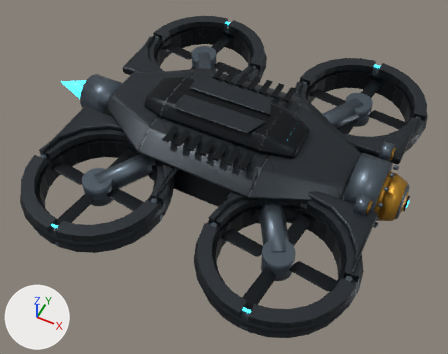
Renders of the Blender file fractal-gas-web/web/lab/assets/sources/futuristic/drone.blend from each side of a commit.
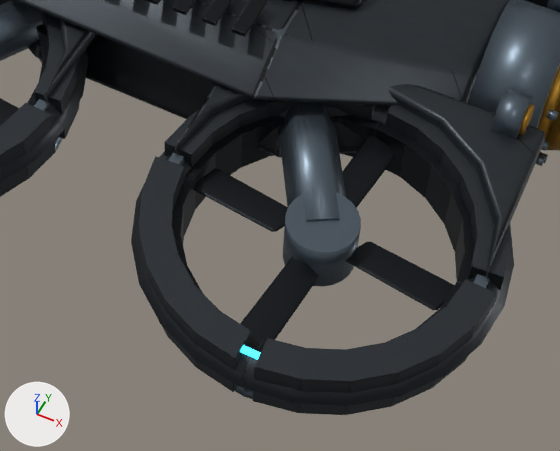
The first picture shows the older version from a camera (50 mm lens) standing at (0.786, -1.692, 2.033) and looking at (-0.001, -0.119, 0.066). The close-ups show the older and then the newer version on the part from 30% to 86% of the width and 44% to 100% of the height of that picture. Only the edits that show in the close-ups are written down. Arrows for +X, +Y and +Z are at lower left; the lights stay in place.

The scene before the commit, as lines of its bpy script (objects in view):
```python
ob_propeller_protective_shroud = bpy.data.objects.new('Propeller protective shroud', me_propeller_protective_shroud_efficient_fitting)
ob_propeller_protective_shroud.parent = ob_drone_root
ob_propeller_protective_shroud.location = (-0.73, -0.83, 0.49)
ob_propeller_protective_shroud_002 = bpy.data.objects.new('Propeller protective shroud.002', me_propeller_protective_shroud_002_efficient_fitting)
ob_propeller_protective_shroud_002.parent = ob_drone_root
ob_propeller_protective_shroud_002.location = (0.7, -0.83, 0.49)
ob_rotor_motor_hub_002 = bpy.data.objects.new('Rotor motor hub.002', me_rotor_motor_hub_002)
ob_rotor_motor_hub_002.parent = ob_survey_rotor_002
ob_rotor_motor_hub_002.location = (0.0, 0.0, 0.0)
ob_twisted_propeller_blade_008 = bpy.data.objects.new('Twisted propeller blade.008', me_twisted_propeller_blade_008)
ob_twisted_propeller_blade_008.parent = ob_survey_rotor_002
ob_twisted_propeller_blade_008.location = (0.0, 0.0, 0.0)
ob_twisted_propeller_blade_010 = bpy.data.objects.new('Twisted propeller blade.010', me_twisted_propeller_blade_010)
ob_twisted_propeller_blade_010.parent = ob_survey_rotor_002
ob_twisted_propeller_blade_010.location = (0.0, 0.0, 0.0)
ob_twisted_propeller_blade_010.rotation_euler = (0.0, 0.0, 3.142)  # degrees (0, 0, 180)
# also in view: 'Faceted duct armor' at (-0.243, -0.301, 0.156); 'Layered avionics armor' at (-0.024, 0.0, 0.234); 'Riveted rotor duct.002' at (0.386, -0.454, 0.126); 'Integrated rotor shoulder' at (-0.396, -0.298, 0.211); 'Faceted duct armor.003' at (-0.243, -0.606, 0.156)
```
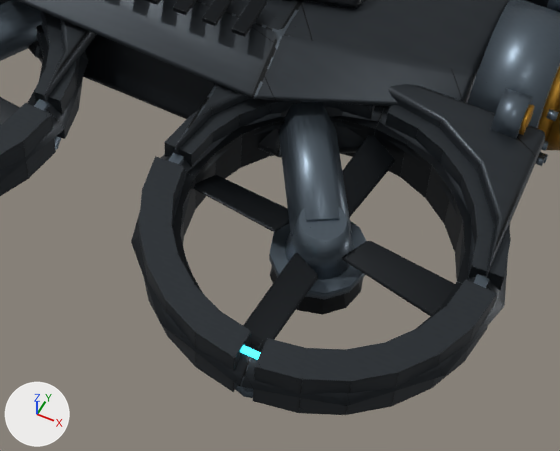
Location of each change, (x1, y1, x2, y2) in pixels of the close-ups (560 x 451 px):
'Propeller protective shroud.002', reshaped: before (131, 105, 514, 406); after (131, 105, 510, 406)
'Rotor motor hub.002', reshaped: before (283, 193, 361, 287); after (285, 207, 354, 280)
'Twisted propeller blade.008', reshaped (10% taller): before (346, 242, 454, 310); after (342, 241, 455, 316)
'Twisted propeller blade.010', reshaped (11% shorter): before (194, 169, 288, 232); after (194, 175, 289, 231)
'Rotor drive retaining collar.002', added: after (269, 221, 366, 300)
'Rotor lower drive housing.002', added: after (270, 267, 363, 315)

Diff of the bpy script that builds the scene:
```diff
--- a/fractal-gas-web/web/lab/assets/sources/futuristic/drone.blend.py
+++ b/fractal-gas-web/web/lab/assets/sources/futuristic/drone.blend.py
@@ me_propeller_protective_shroud_002_efficient_fitting @@
 # used by ob_propeller_protective_shroud_002; parent = ob_drone_root; location = (0.7, -0.83, 0.49)
-me_propeller_protective_shroud_002_efficient_fitting.from_pydata(...)  # 96 vertices, 96 faces; spans x -0.56..0.56, y -0.56..0.56, z -0.07..0.07
+me_propeller_protective_shroud_002_efficient_fitting.from_pydata(...)  # 48 vertices, 48 faces; spans x -0.56..0.56, y -0.56..0.56, z -0.07..0.07
+# me_propeller_protective_shroud_002_efficient_fitting part 1
+# 48 vertices are removed from x -0.541..0.541, y -0.541..0.541, z -0.07..0.07
+# 96 faces are deleted
+# 48 new faces join them
 me_propeller_protective_shroud_002_efficient_fitting.materials.append(mat_brushed_pale_alloy)
@@ me_rotor_motor_hub_002 @@
 me_rotor_motor_hub_002.from_pydata(...)  # 48 vertices, 26 faces; spans x -0.11..0.11, y -0.11..0.11, z -0.09..0.09
 # used by ob_rotor_motor_hub_002; parent = ob_survey_rotor_002; location = (0.0, 0.0, 0.0)
+# me_rotor_motor_hub_002 part 2: all 24 vertices in x -0.11..0.11, y -0.11..0.11, z 0.09 are scaled about their middle by (0.63, 0.63, 1)
 me_rotor_motor_hub_002.materials.append(mat_titanium_edges)
@@ me_twisted_propeller_blade_008 @@
 # used by ob_twisted_propeller_blade_008; parent = ob_survey_rotor_002; location = (0.0, 0.0, 0.0)
-me_twisted_propeller_blade_008.from_pydata(...)  # 8 vertices, 6 faces; spans x 0.08..0.43, y -0.09..0.05, z 0.0..0.016
-me_twisted_propeller_blade_008.vertices[1].co = (0.39, -0.09, 0.0)
-me_twisted_propeller_blade_008.vertices[2].co = (0.43, 0.015, 0.0)
-me_twisted_propeller_blade_008.vertices[3].co = (0.13, 0.05, 0.0)
-me_twisted_propeller_blade_008.vertices[5].co = (0.39, -0.09, 0.016)
-me_twisted_propeller_blade_008.vertices[6].co = (0.43, 0.015, 0.016)
-me_twisted_propeller_blade_008.vertices[7].co = (0.13, 0.05, 0.016)
+me_twisted_propeller_blade_008.from_pydata(...)  # 8 vertices, 6 faces; spans x 0.08..0.43, y -0.09..0.05, z -0.036..0.023
+# me_twisted_propeller_blade_008 part 3
+me_twisted_propeller_blade_008.vertices[1].co = (0.39, -0.09, -0.036)
+me_twisted_propeller_blade_008.vertices[2].co = (0.43, 0.015, 0.007)
+me_twisted_propeller_blade_008.vertices[3].co = (0.13, 0.05, 0.003)
+me_twisted_propeller_blade_008.vertices[5].co = (0.39, -0.09, -0.02)
+me_twisted_propeller_blade_008.vertices[6].co = (0.43, 0.015, 0.023)
+me_twisted_propeller_blade_008.vertices[7].co = (0.13, 0.05, 0.019)
 me_twisted_propeller_blade_008.materials.append(mat_ceramic_graphite)
@@ me_twisted_propeller_blade_010 @@
 # used by ob_twisted_propeller_blade_010; parent = ob_survey_rotor_002; location = (0.0, 0.0, 0.0); rotation_euler = (0.0, 0.0, 3.142), in degrees (0, 0, 180)
-me_twisted_propeller_blade_010.from_pydata(...)  # 8 vertices, 6 faces; spans x 0.08..0.43, y -0.09..0.05, z 0.0..0.016
-me_twisted_propeller_blade_010.vertices[1].co = (0.39, -0.09, 0.0)
-me_twisted_propeller_blade_010.vertices[2].co = (0.43, 0.015, 0.0)
-me_twisted_propeller_blade_010.vertices[3].co = (0.13, 0.05, 0.0)
-me_twisted_propeller_blade_010.vertices[5].co = (0.39, -0.09, 0.016)
-me_twisted_propeller_blade_010.vertices[6].co = (0.43, 0.015, 0.016)
-me_twisted_propeller_blade_010.vertices[7].co = (0.13, 0.05, 0.016)
+me_twisted_propeller_blade_010.from_pydata(...)  # 8 vertices, 6 faces; spans x 0.08..0.43, y -0.09..0.05, z -0.036..0.023
+# me_twisted_propeller_blade_010 part 4
+me_twisted_propeller_blade_010.vertices[1].co = (0.39, -0.09, -0.036)
+me_twisted_propeller_blade_010.vertices[2].co = (0.43, 0.015, 0.007)
+me_twisted_propeller_blade_010.vertices[3].co = (0.13, 0.05, 0.003)
+me_twisted_propeller_blade_010.vertices[5].co = (0.39, -0.09, -0.02)
+me_twisted_propeller_blade_010.vertices[6].co = (0.43, 0.015, 0.023)
+me_twisted_propeller_blade_010.vertices[7].co = (0.13, 0.05, 0.019)
 me_twisted_propeller_blade_010.materials.append(mat_ceramic_graphite)
@@ ob_rotor_drive_retaining_collar_002 @@
+ob_rotor_drive_retaining_collar_002 = bpy.data.objects.new('Rotor drive retaining collar.002', me_rotor_drive_retaining_collar_002)  # a 12-sided cylinder along z spanning x -0.15..0.15, y -0.15..0.15, z -0.018..0.018
+ob_rotor_drive_retaining_collar_002.parent = ob_drone_root
+ob_rotor_drive_retaining_collar_002.location = (0.7, -0.83, 0.38)
@@ ob_rotor_lower_drive_housing_002 @@
+ob_rotor_lower_drive_housing_002 = bpy.data.objects.new('Rotor lower drive housing.002', me_rotor_lower_drive_housing_002)  # a 12-sided cut cone along z (radius 0.145 at the low end, 0.1 at the high end) spanning x -0.145..0.145, y -0.145..0.145, z -0.07..0.07
+ob_rotor_lower_drive_housing_002.parent = ob_drone_root
+ob_rotor_lower_drive_housing_002.location = (0.7, -0.83, 0.34)
```
